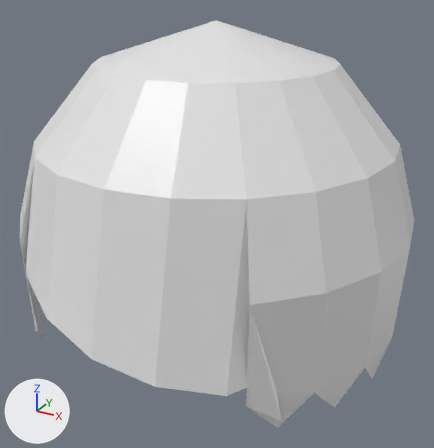
An edit to the glTF model assets/avatars/hair_short_partr.glb, drawn before and after from the same camera.
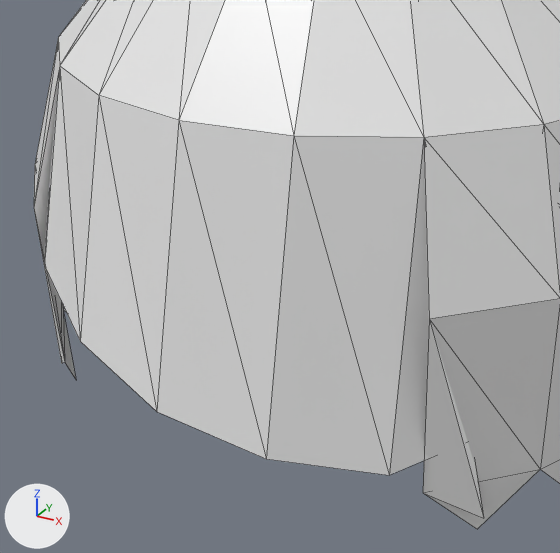
Each version appears first whole from a 50 mm camera at (0.428, -0.776, 1.237) aimed at (0.016, -0.027, 0.863), and next in a close-up on the part from 0% to 75% of the width and 27% to 99% of the height. The axes (+X, +Y, +Z) are drawn at lower left. The lights are the same throughout. The last two pictures show the newer version. The close-ups show mesh edges as thin lines. Where no turn or scale is listed for an object, it has been applied to the vertices. Vertices at exactly the same position are counted once.

Names of what the first close-up shows: 'hair'.
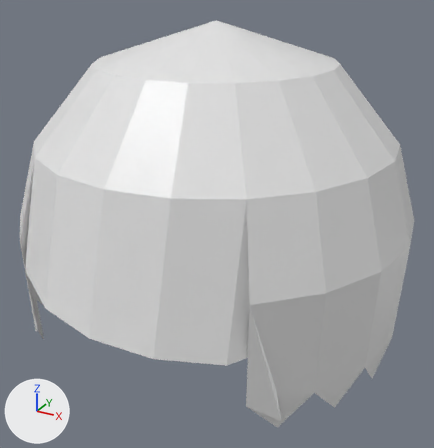
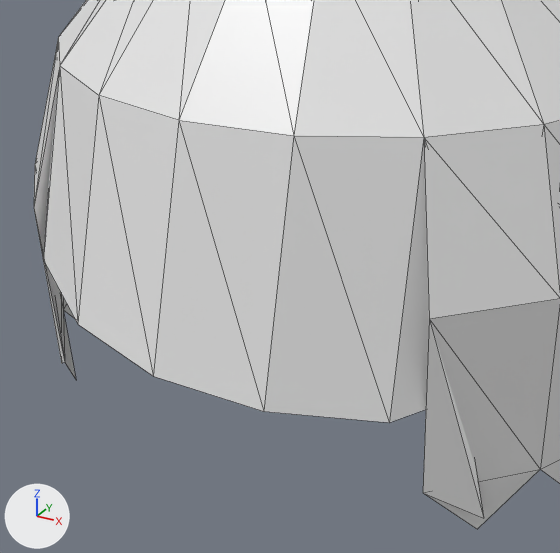
Where the change shows, as pixel boxes [x1, y1, x2, y2] in the close-ups (560 x 553 px; the box of a moved part takes in the faces that stretch with it):
part 1 of me_hair, moved or reshaped
    before: [44, 67, 430, 475]
    after: [43, 67, 429, 423]

The edits, one by one:
me_hair has 100 vertices, 156 faces and spans x -0.302..0.302, y -0.317..0.302, z 0.68..1.16.
me_hair is used by ob_hair; location (0.0, 0.0, 0.0).
Part 1, on me_hair:
Vertex 91 of me_hair moves from (-0.216, -0.195, 0.845) to (-0.216, -0.195, 0.85).
Vertex 92 of me_hair moves from (-0.157, -0.26, 0.84) at pixel (44, 265) to (-0.157, -0.26, 0.845) at pixel (43, 259).
Vertex 93 of me_hair moves from (-0.083, -0.302, 0.815) at pixel (80, 341) to (-0.083, -0.302, 0.83) at pixel (77, 324).
Vertex 94 of me_hair moves from (0.0, -0.317, 0.79) at pixel (156, 411) to (0.0, -0.317, 0.82) at pixel (153, 376).
Vertex 95 of me_hair moves from (0.083, -0.302, 0.77) at pixel (266, 458) to (0.083, -0.302, 0.81) at pixel (263, 411).
Vertex 96 of me_hair moves from (0.157, -0.26, 0.755) at pixel (389, 475) to (0.157, -0.26, 0.8) at pixel (389, 422).
Vertex 97 of me_hair moves from (0.216, -0.195, 0.775) to (0.216, -0.195, 0.815).
